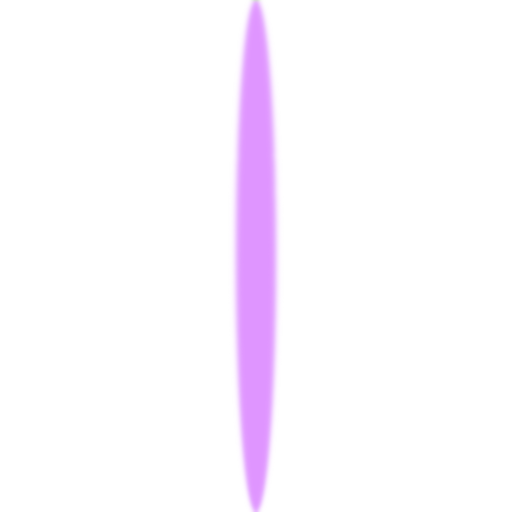
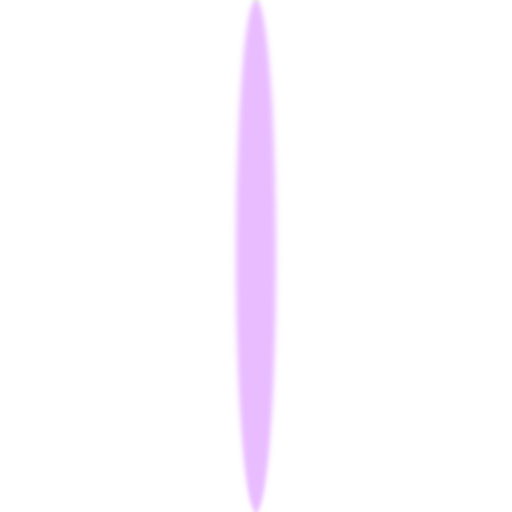
Layered file, before and after one edit (512x512). Changes by layer:
pixels changed over [231, 0, 281, 512] (layer not identified)
